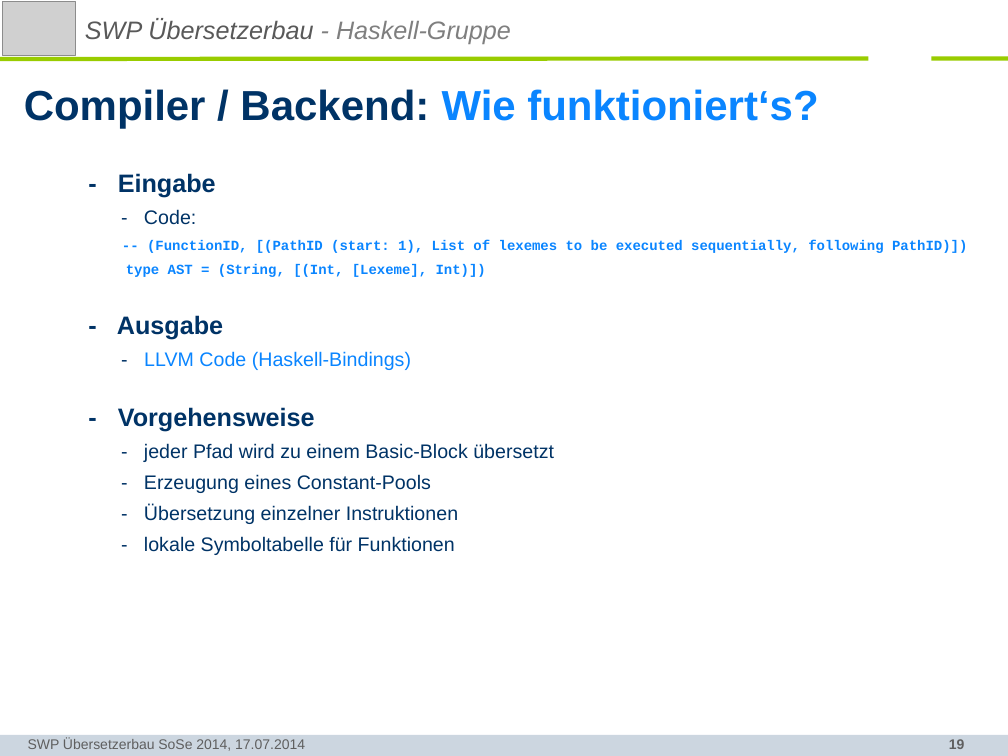
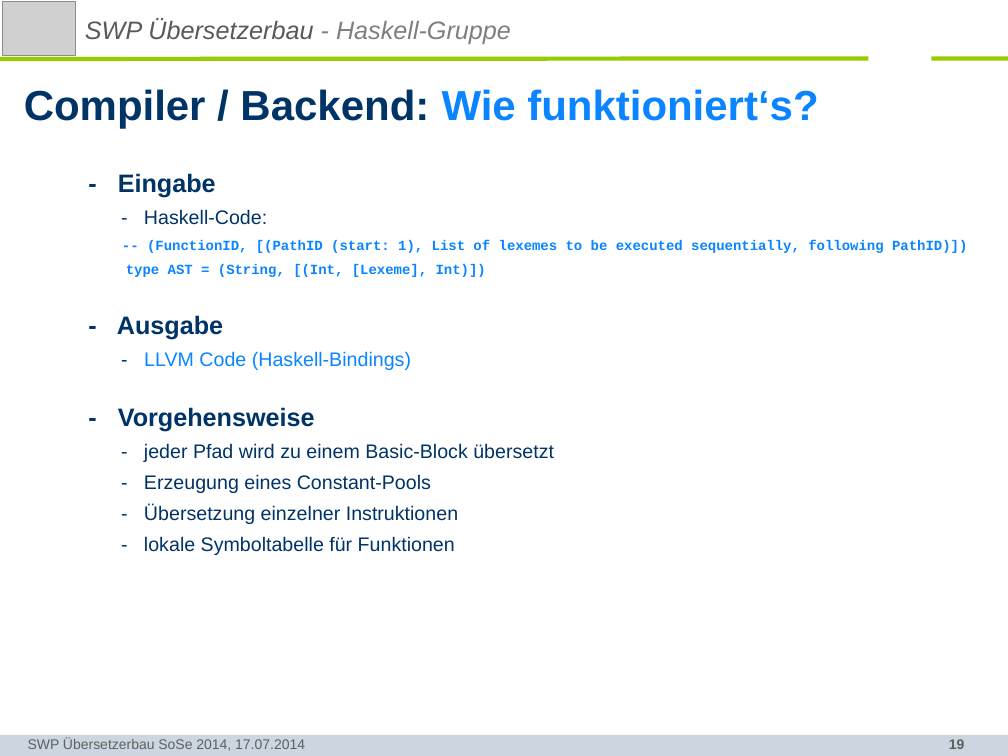
Before and after one commit to SWP-Ubau-SoSe2014-Haskell/SWPSoSe14, a slide deck: slide 19 of documentation/SWPSoSe14MS3.ppt. Drawn at 1008x756 pixels with LibreOffice and Linux fonts; fonts in the diff are those of the drawing; grey boxes stand for pictures; background and template pictures are left out. Boxes give left, top, right and bottom in pixels: in the first picture for what was removed or moved away, otherwise in the second. Text is boxed around its words. In the diff, an @@ line names an element or a change of style, - is before the commit and + after.

```diff
--- a/documentation/SWPSoSe14MS3.ppt
+++ b/documentation/SWPSoSe14MS3.ppt
@@ text at [144, 209, 267, 225]: text changed @@
-- Code:
+- Haskell-Code:
```
Also in this commit, not shown: 1 other slide changed, 1 slide added, 1 slide removed.
